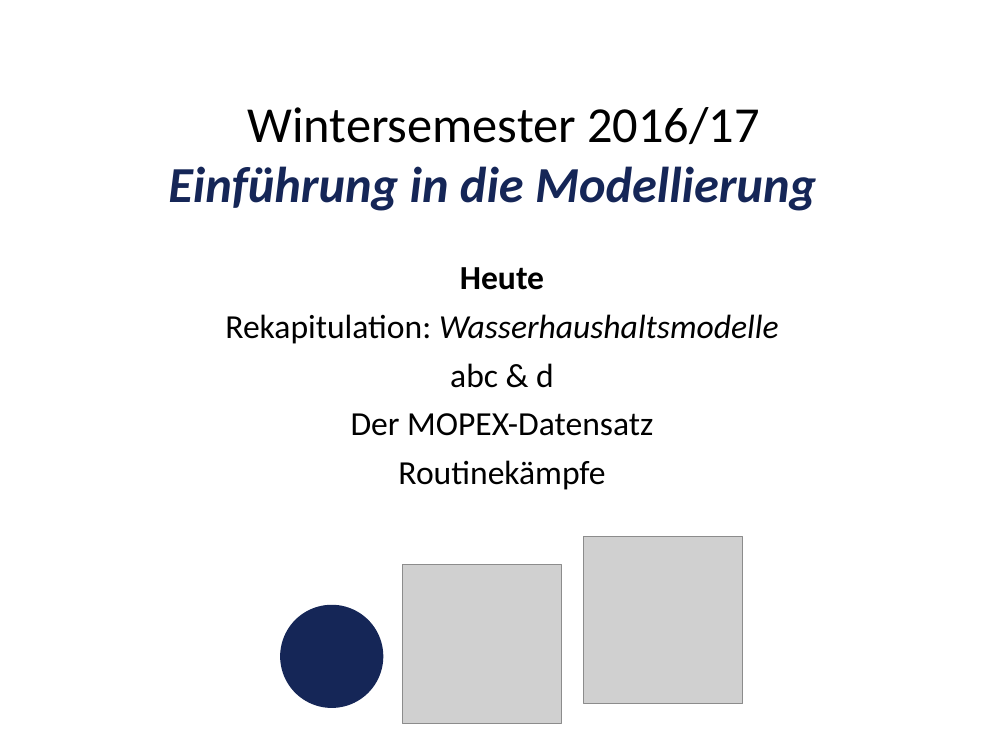
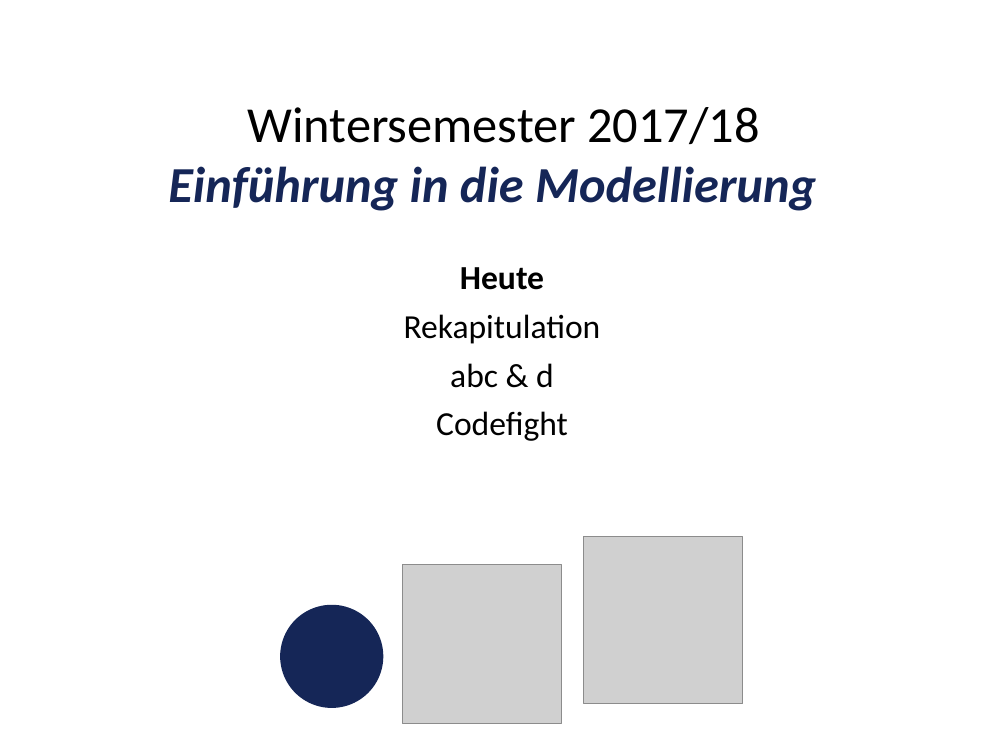
Before and after one commit to heistermann/Einf_Modellierung, a slide deck: slide 3 of Termin_5/folien/UebungModellierung#5.pptx. Drawn at 1008x756 pixels with LibreOffice and Linux fonts; fonts in the diff are those of the drawing; grey boxes stand for pictures. Boxes give left, top, right and bottom in pixels: in the first picture for what was removed or moved away, otherwise in the second. Text is boxed around its words. In the diff, an @@ line names an element or a change of style, - is before the commit and + after.

```diff
--- a/Termin_5/folien/UebungModellierung#5.pptx
+++ b/Termin_5/folien/UebungModellierung#5.pptx
@@ text at (x1=248, y1=107, x2=759, y2=144): text changed @@
-Wintersemester 2016/17
+Wintersemester 2017/18
@@ text at (x1=404, y1=314, x2=601, y2=344): text changed; italic off @@
-Rekapitulation: Wasserhaushaltsmodelle
+Rekapitulation
@@ text at (x1=436, y1=411, x2=568, y2=441): text changed @@
-Der MOPEX-Datensatz
-Routinekämpfe
+Codefight
```
Also in this commit, not shown: 19 other slides changed, 1 slide removed, 2 other files.
